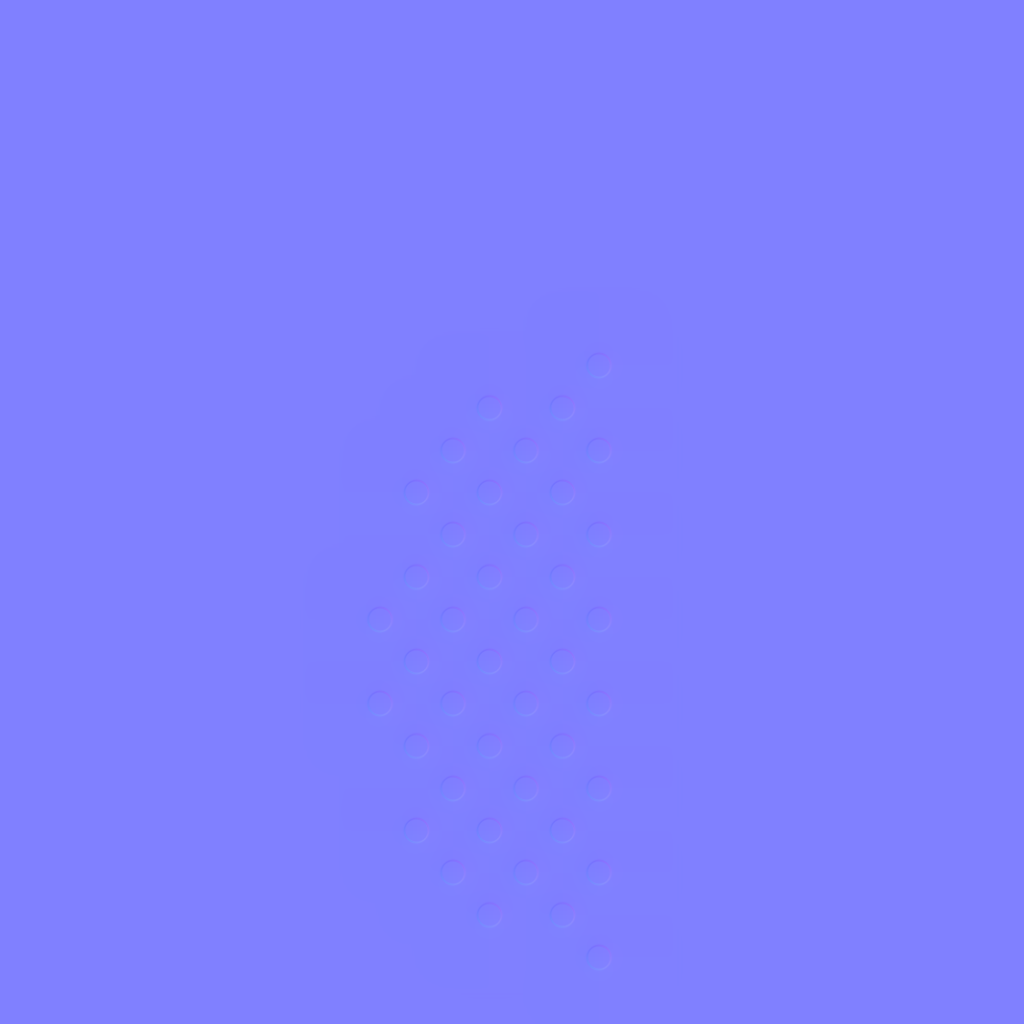
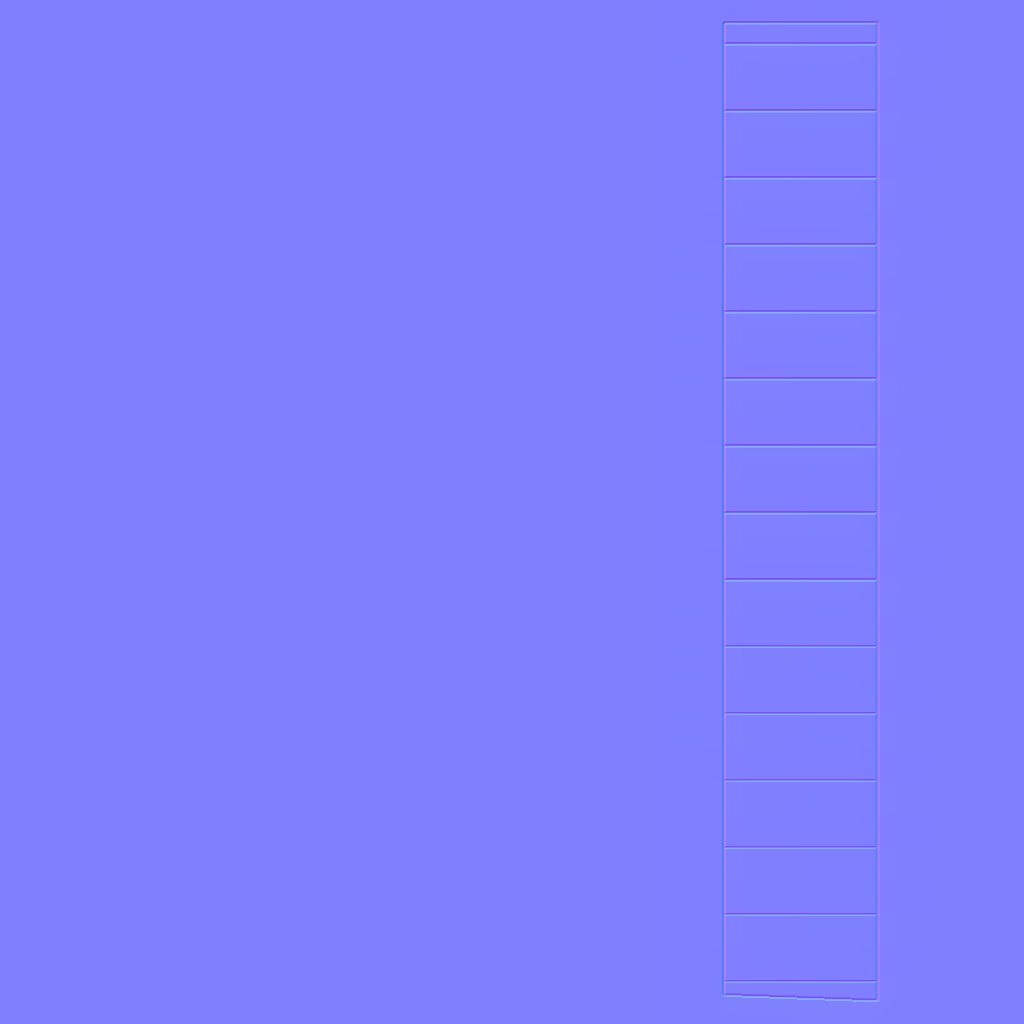
Comparing the layer stacks of the two 1024x1024 images. Changes:
renamed "Layer 1 copy" to "Layer 1 copy 3", moved it above "Layer 1 copy 2", painted on it over [365, 12, 880, 1002]
removed layer "Layer 3" over [365, 21, 880, 1000]
removed layer "Layer 4" over [365, 12, 880, 1002]
moved "Layer 1 copy 2" above "Layer 1", painted on it over [365, 12, 880, 1002]
